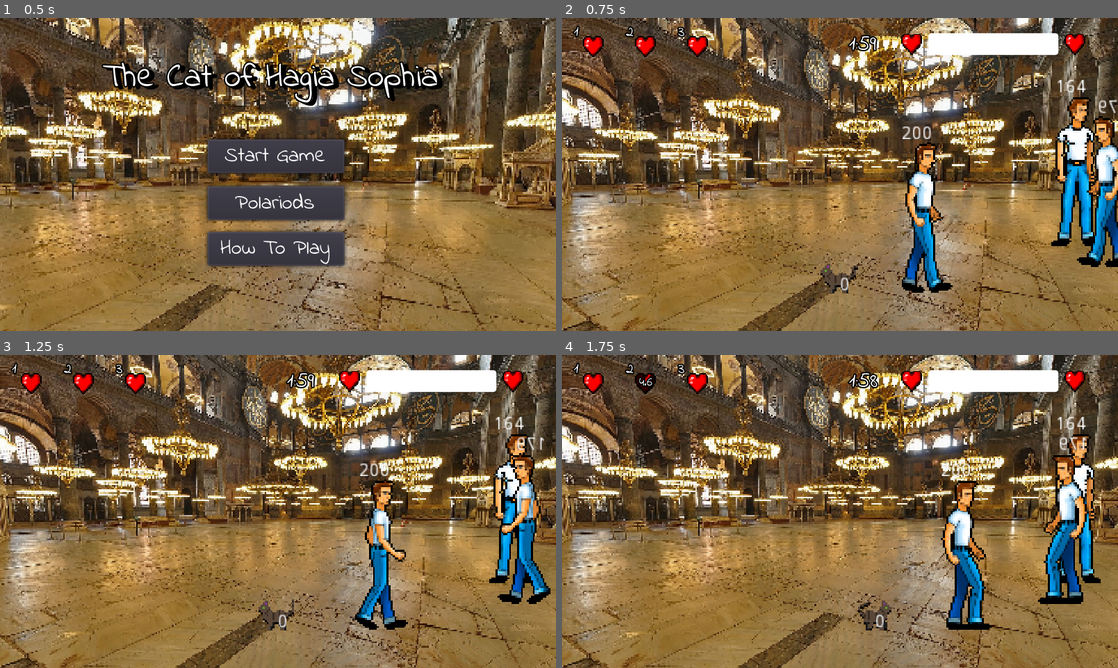
Above: before the commit, frames 1-4 (two rows, left to right).
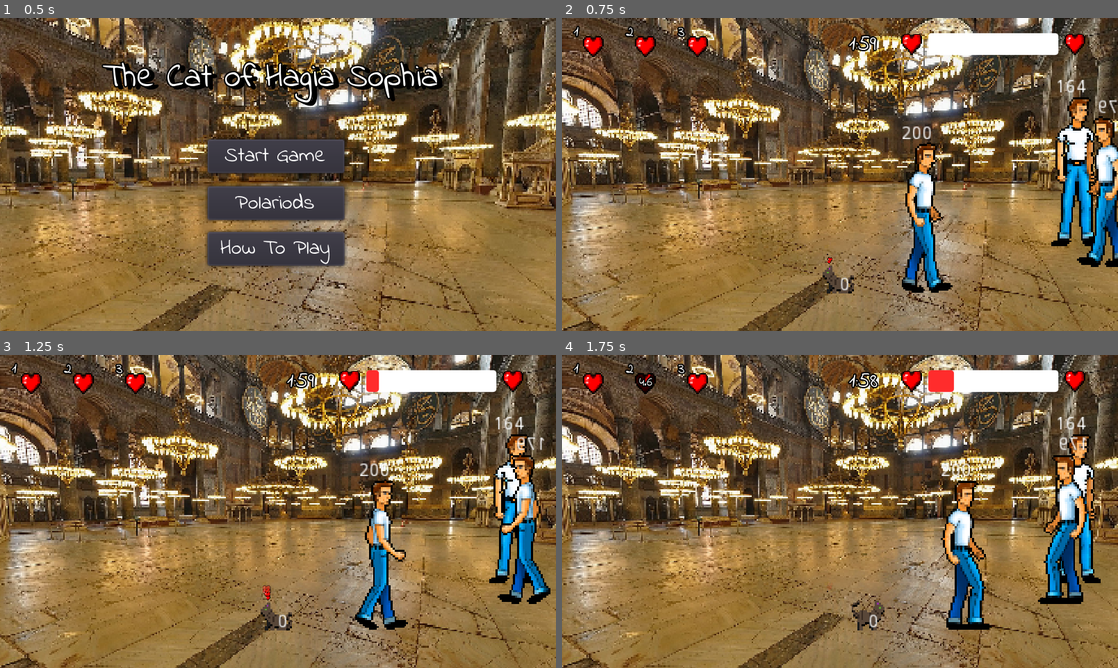
Above: after the commit, the same moments.

Repository: Frozander/BAUGamejam2021
Game: Godot game, scene res://Scenes/TitleScreen.tscn
Two runs of this game, one before a commit and one after it. Both use one fixed random seed, a clock stepped at 60 frames per second and the inputs below. Sound files missing from this copy of the repository are replaced by a short silence.
Inputs:
- Up to frame 1 (0.5 s): no input
- Up to frame 2 (0.75 s): click "Start Game" at 0.5 s
- Up to frame 3 (1.25 s): no input
- Up to frame 4 (1.75 s): tap Enter at 1.25 s; hold Right (ui_right) from 1.28 s (still down); tap 2 (leave) at 1.35 s

Frame 1 is identical in both runs. In frame 2, 0.3% of the frame differs, in the area x 46-54%, y 76-88%; in frame 3, 0.5%; in frame 4, 0.7%, in the area x 47-71%, y 4-88%.
Error in both runs: Invalid get index 'position' (on base: 'null instance'). (res://Assets/Scripts/Person.gd:85)

Commit message:
Enemy now attacks

Diff:
--- /dev/null
+++ b/Assets/ParticleMaterials/enemyParticle.tres
@@ -0,0 +1,29 @@
+[gd_resource type="ParticlesMaterial" load_steps=5 format=2]
+
+[sub_resource type="Gradient" id=1]
+offsets = PoolRealArray( 0.148148, 1 )
+colors = PoolColorArray( 1, 1, 1, 1, 1, 1, 1, 0 )
+
+[sub_resource type="GradientTexture" id=2]
+gradient = SubResource( 1 )
+
+[sub_resource type="Curve" id=3]
+_data = [ Vector2( 0, 0.427273 ), 0.0, 0.0, 0, 0, Vector2( 0.613924, 1 ), 0.0, 0.0, 0, 0, Vector2( 1, 0.672727 ), 0.0, 0.0, 0, 0 ]
+
+[sub_resource type="CurveTexture" id=4]
+curve = SubResource( 3 )
+
+[resource]
+lifetime_randomness = 0.51
+emission_shape = 2
+emission_box_extents = Vector3( 4, 1, 1 )
+flag_disable_z = true
+direction = Vector3( 0, -1, 0 )
+spread = 180.0
+gravity = Vector3( 0, 0, 0 )
+initial_velocity = 50.0
+orbit_velocity = 0.0
+orbit_velocity_random = 0.0
+scale = 0.4
+scale_curve = SubResource( 4 )
+color_ramp = SubResource( 2 )
--- a/Assets/Prefabs/EnemyCat.tscn
+++ b/Assets/Prefabs/EnemyCat.tscn
@@ -2,7 +2,7 @@
 
 [ext_resource path="res://Assets/AnimatedSprites/EnemyCat.tres" type="SpriteFrames" id=1]
 [ext_resource path="res://Assets/Scripts/EnemyCat.gd" type="Script" id=2]
-[ext_resource path="res://Assets/ParticleMaterials/heartMat.tres" type="Material" id=3]
+[ext_resource path="res://Assets/ParticleMaterials/enemyParticle.tres" type="Material" id=3]
 [ext_resource path="res://Assets/Shaders/cat_shader.shader" type="Shader" id=4]
 [ext_resource path="res://Assets/Sounds/meow.wav" type="AudioStream" id=5]
 [ext_resource path="res://Assets/Sprites/heart.png" type="Texture" id=6]
@@ -29,7 +29,7 @@
 scale = Vector2( 1.5, 1.5 )
 frames = ExtResource( 1 )
 animation = "idle"
-frame = 3
+frame = 2
 playing = true
 __meta__ = {
 "_edit_lock_": true
@@ -41,7 +41,7 @@
 emitting = false
 amount = 5
 one_shot = true
-explosiveness = 0.3
+explosiveness = 1.0
 visibility_rect = Rect2( -100, -150, 200, 300 )
 local_coords = false
 process_material = ExtResource( 3 )
--- a/Assets/Scripts/Cat.gd
+++ b/Assets/Scripts/Cat.gd
@@ -21,6 +21,7 @@
 
 # Called when the node enters the scene tree for the first time.
 func _ready():
+	start_petting()
 	pass
 
 func _physics_process(_delta):
@@ -105,6 +106,10 @@
 		$AudioStreamPlayer.stop()
 		finish_petting()
 
+func hit():
+	print("I got hit")
+	finish_petting()
+
 func collide_with_person(person_area):
 	if global_position.x < person_area.global_position.x:
 		movement_vector.x = 0 if movement_vector.x > 0 else movement_vector.x
--- a/Assets/Scripts/EnemyCat.gd
+++ b/Assets/Scripts/EnemyCat.gd
@@ -1,6 +1,6 @@
 extends Area2D
 
-enum particleState {Happy, Sad, Meow}
+enum particleState {Happy, Sad, Meow, Attack}
 enum enemyState { Patrol, Alert, Attack, Flee}
 
 export(float) var speed = 1
@@ -9,6 +9,7 @@
 var movement_vector = Vector2(0, 0)
 var is_playing_audio = false
 var delta_count = 0
+var target = null
 
 var current_state = enemyState.Patrol
 var particle_state = particleState.Happy
@@ -21,6 +22,7 @@
 
 # Called when the node enters the scene tree for the first time.
 func _ready():
+	target = get_parent().get_node("Cat")
 	delta_count = rand_range(-2,2)
 
 func _physics_process(delta):
@@ -31,11 +33,20 @@
 			if delta_count > 2:
 				delta_count = 0
 				movement_vector = random_vector2()
-
+			if (self.global_position - target.global_position).abs() < (get_viewport_rect().size / 2):
+				if target.is_petting:
+					play_audio(angry)
+					current_state = enemyState.Attack
 		enemyState.Attack:
 			var target = get_parent().get_node("Cat")
 			if target:
 				movement_vector = target.global_position - global_position
+				if collide_with_person(target):
+					print("hit player")
+					get_attack()
+					target.hit()
+					current_state = enemyState.Patrol
+
 
 	if movement_vector.x < 0:
 		$AnimatedSprite.flip_h = false
@@ -64,6 +75,14 @@
 	elif movement_vector != Vector2.ZERO:
 		$AnimatedSprite.play('walk')
 
+	match particle_state:
+		particleState.Happy:
+			$Particles2D.set_texture(heart)
+		particleState.Sad:
+			$Particles2D.set_texture(broken_heart)
+		particleState.Attack:
+			$Particles2D.set_texture(broken_heart)
+
 	self.position += mov
 
 func play_audio(stream = meow):
@@ -73,12 +92,17 @@
 		$AudioStreamPlayer.play()
 
 func get_pet():
-	current_state = particleState.Happy
+	particle_state = particleState.Happy
 	$Particles2D.emitting = true
 	play_audio(purr)
 
 func get_angry():
-	current_state = particleState.Sad
+	particle_state = particleState.Sad
+	$Particles2D.emitting = true
+	play_audio(angry)
+
+func get_attack():
+	particle_state = particleState.Attack
 	$Particles2D.emitting = true
 	play_audio(angry)
 
@@ -86,14 +110,18 @@
 	return Vector2(rand_range(-1, 1), rand_range(-1, 1))
 
 func collide_with_person(person_area):
-	if global_position.x < person_area.global_position.x:
-		movement_vector.x = 0 if movement_vector.x > 0 else movement_vector.x
-	if global_position.x > person_area.global_position.x:
-		movement_vector.x = 0 if movement_vector.x < 0 else movement_vector.x
-	if global_position.y < person_area.global_position.y:
-		movement_vector.y = 0 if movement_vector.y > 0 else movement_vector.y
-	if global_position.y > person_area.global_position.y:
-		movement_vector.y = 0 if movement_vector.y < 0 else movement_vector.y
+	var collision = false
+	if overlaps_area(person_area):
+		collision = true
+		if global_position.x < person_area.global_position.x:
+			movement_vector.x = 0 if movement_vector.x > 0 else movement_vector.x
+		if global_position.x > person_area.global_position.x:
+			movement_vector.x = 0 if movement_vector.x < 0 else movement_vector.x
+		if global_position.y < person_area.global_position.y:
+			movement_vector.y = 0 if movement_vector.y > 0 else movement_vector.y
+		if global_position.y > person_area.global_position.y:
+			movement_vector.y = 0 if movement_vector.y < 0 else movement_vector.y
+	return collision
 
 func exclusion_check(area):
 	match area.name:
@@ -108,6 +136,3 @@
 
 func _on_AudioStreamPlayer_finished():
 	is_playing_audio = false
-
-func _on_Cat_area_entered(_area):
-	pass
